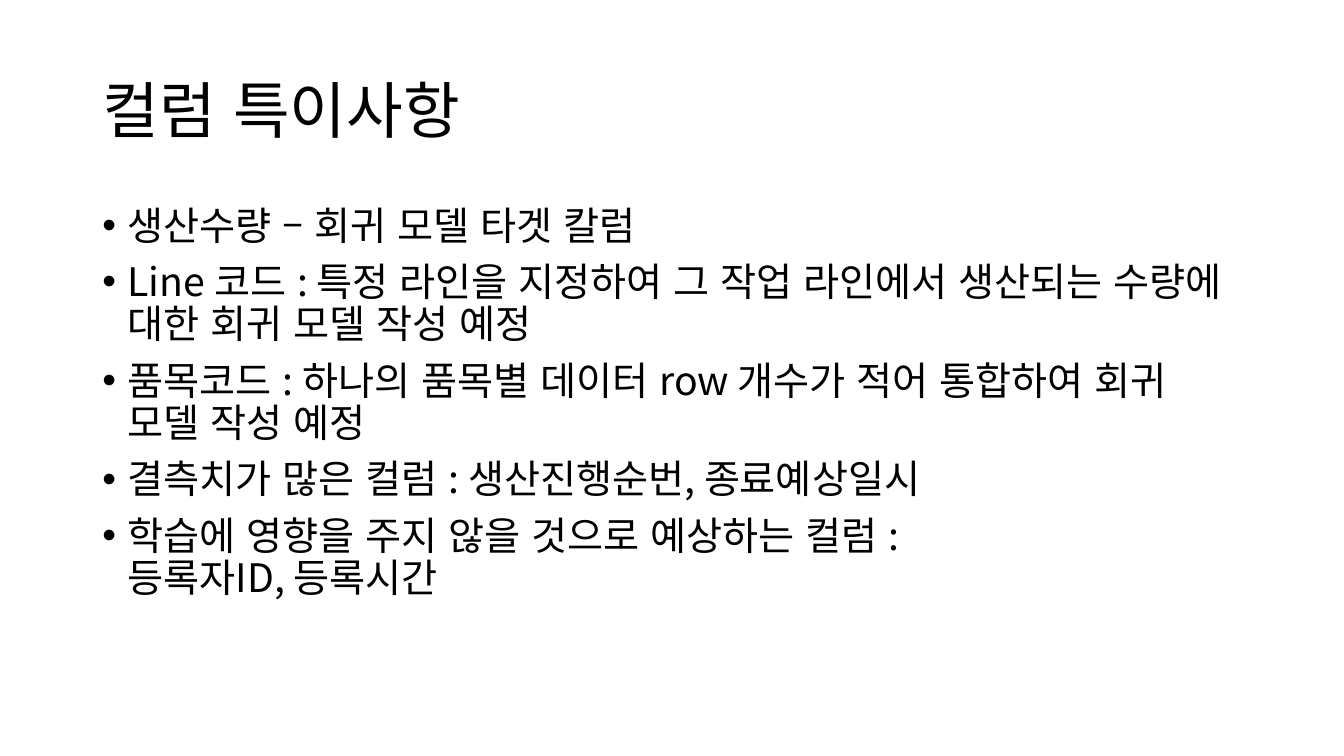
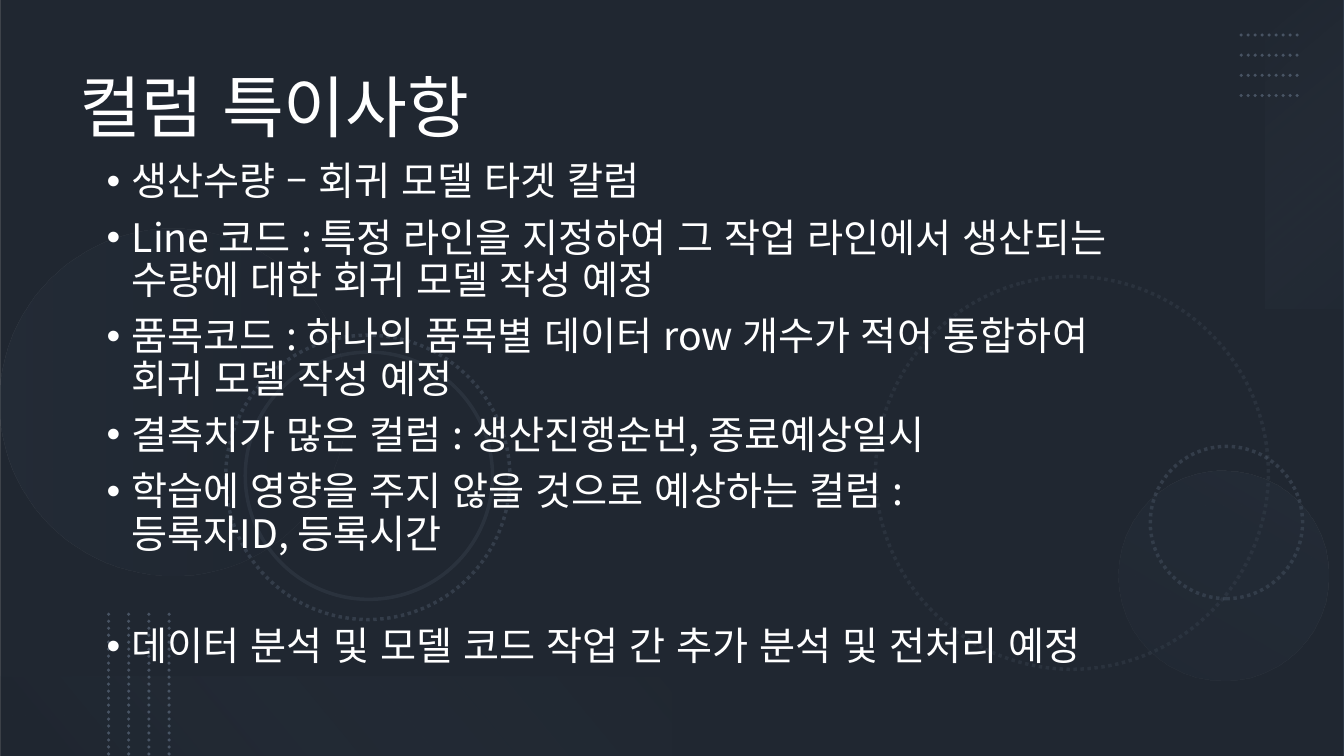
Before and after one commit to jun4879/cbnu_21_1_IndustrialAI, a slide deck: slide 5 of RegressionMiniProject/현업 데이터를 활용 회귀 미니 프로젝트_김준태.pptx. Drawn at 1344x756 pixels with LibreOffice and Linux fonts; fonts in the diff are those of the drawing. Boxes give left, top, right and bottom in pixels: in the first picture for what was removed or moved away, otherwise in the second. Text is boxed around its words. In the diff, an @@ line names an element or a change of style, - is before the commit and + after.

```diff
--- a/RegressionMiniProject/현업 데이터를 활용 회귀 미니 프로젝트_김준태.pptx
+++ b/RegressionMiniProject/현업 데이터를 활용 회귀 미니 프로젝트_김준태.pptx
@@ rectangle added at <box>0,0,1344,756</box>, fill #44546A @@
@@ rectangle added at <box>0,0,1344,756</box>, fill #000000 at 53% opacity @@
@@ rectangle added at <box>1266,0,1344,309</box>, fill gradient #ADB9CA to #333F50 @@
@@ title "컬럼 특이사항": place and size @@
-title "컬럼 특이사항" at <box>102,81,460,138</box>
+title "컬럼 특이사항" at <box>80,76,469,138</box>
@@ title "컬럼 특이사항" at <box>80,76,469,138</box>: size 44 to 48 pt, text colour #000000 to #FFFFFF; vertical alignment middle to top @@
@@ group added at <box>1241,35,1302,96</box>: 4 lines @@
@@ text "생산수량 – 회귀 모델 타겟 ...": place and size @@
-text "생산수량 – 회귀 모델 타겟 ..." at <box>128,207,1221,599</box>
+text "생산수량 – 회귀 모델 타겟 ..." at <box>132,162,1107,671</box>
@@ text at <box>132,162,1107,555</box>: text colour #000000 to #FFFFFF in "생산수량 – 회귀 모델 타겟 칼럼", "Line 코드 : 특정 라인을 지정하여 그 ...", "품목코드 : 하나의 품목별 데이터 row 개수가 ...", "결측치가 많은 컬럼 : 생산진행순번, 종료예상일시" and 1 more places @@
@@ group added at <box>0,229,1344,719</box>: 6 ellipses @@
@@ group added at <box>109,614,169,756</box>: 4 lines @@
@@ text at <box>132,620,1080,671</box>: paragraph added @@
+• 데이터 분석 및 모델 코드 작업 간 추가 분석 및 전처리 예정
@@ rectangle added at <box>0,678,673,756</box>, fill gradient #222A35 to #8497B0 @@
```
Also in this commit, not shown: 4 other slides changed.
